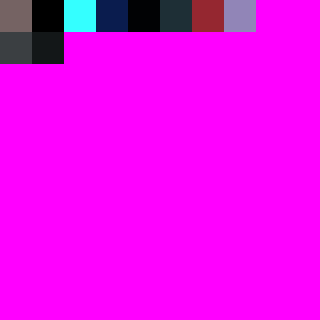
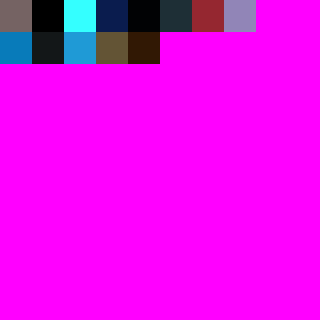
Layer changes from the first 320 x 320 image to the second:
painted on "Tiles" over [left=0, top=32, right=160, bottom=64]
hid "Background" over [left=0, top=32, right=160, bottom=64]
